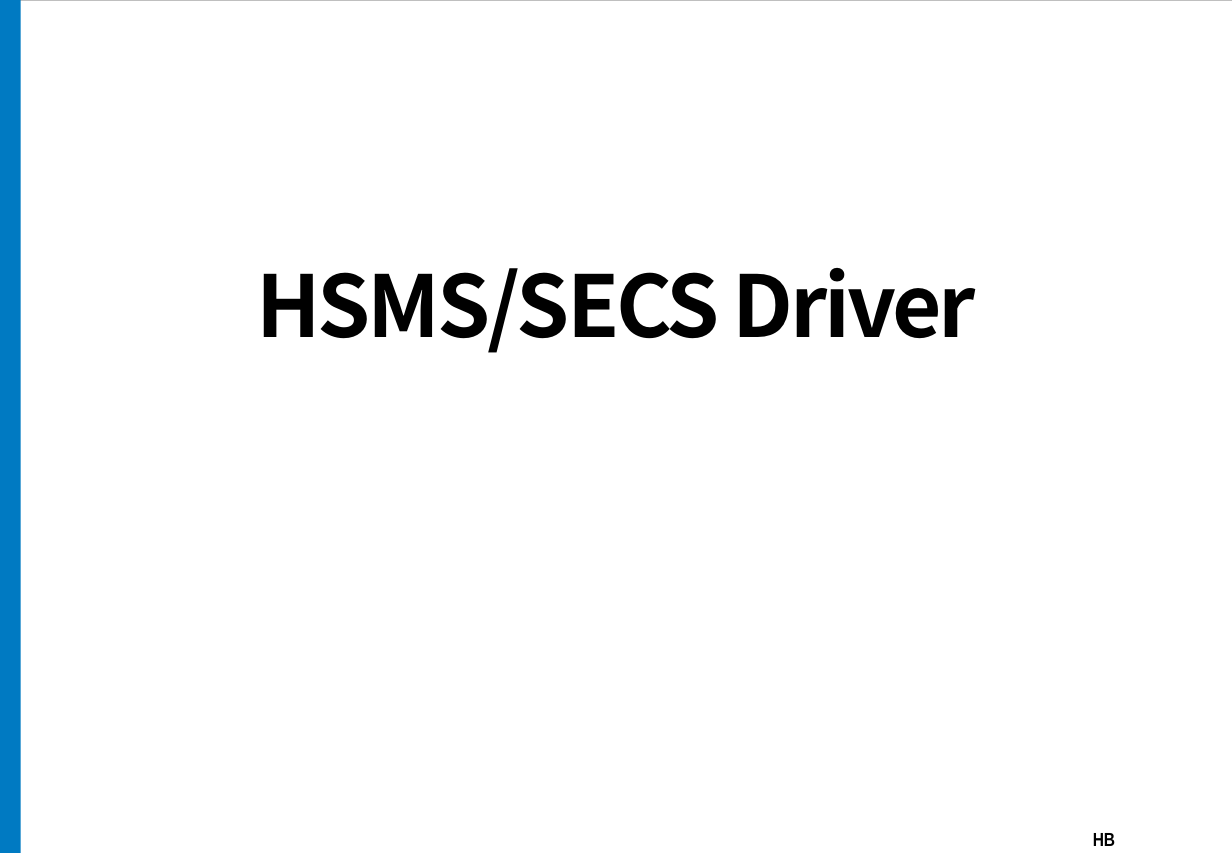
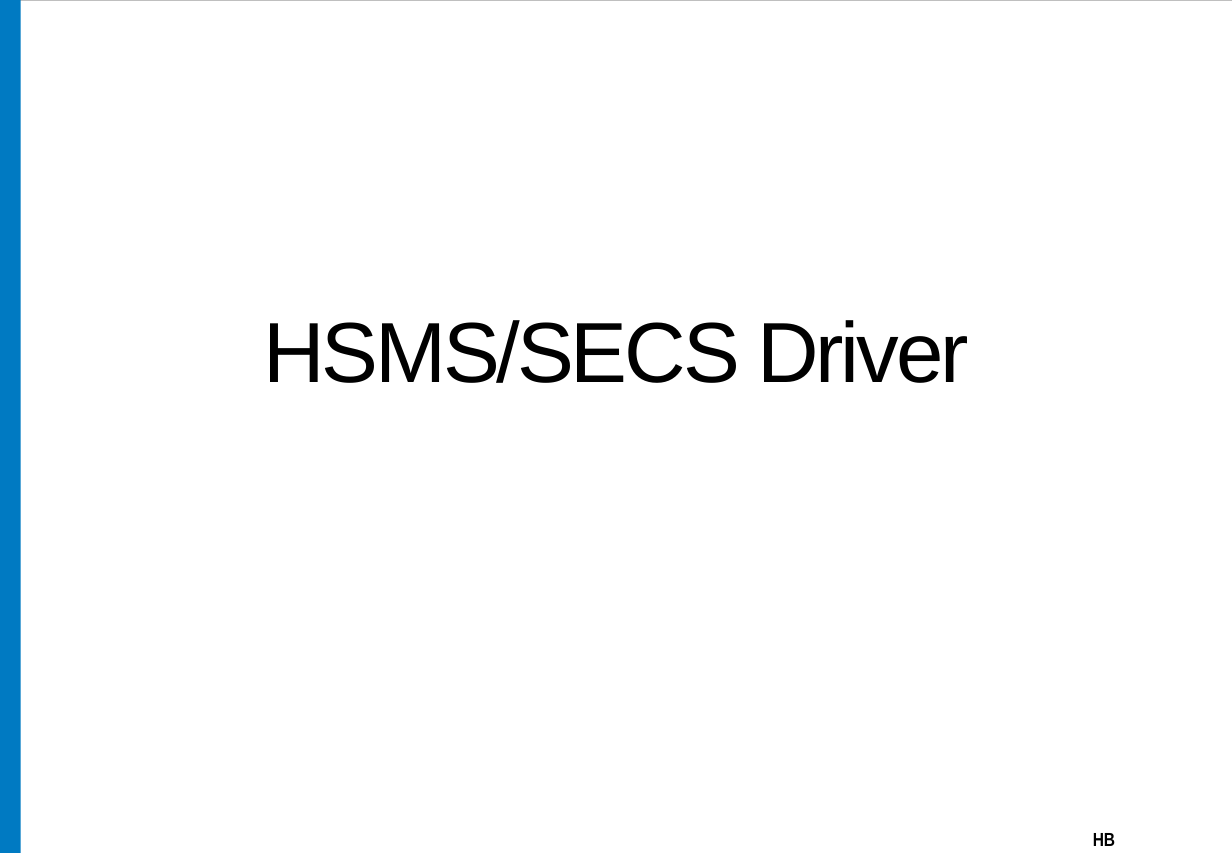
Before and after one commit to SeafoodMan/SeafoodMan, a slide deck: slide 1 of report/readme/docs/SECS Driver.pptx. Drawn at 1232x853 pixels with LibreOffice and Linux fonts; fonts in the diff are those of the drawing; background and template pictures are left out. Boxes give left, top, right and bottom in pixels: in the first picture for what was removed or moved away, otherwise in the second. Text is boxed around its words. In the diff, an @@ line names an element or a change of style, - is before the commit and + after.

```diff
--- a/report/readme/docs/SECS Driver.pptx
+++ b/report/readme/docs/SECS Driver.pptx
@@ title "HSMS/SECS Driver" at (263, 320, 969, 383): font Noto Sans CJK KR to Arial, bold off; line spacing 1 to 0.9; vertical alignment top to middle @@
```
Also in this commit, not shown: 24 other slides changed, 1 other file.
